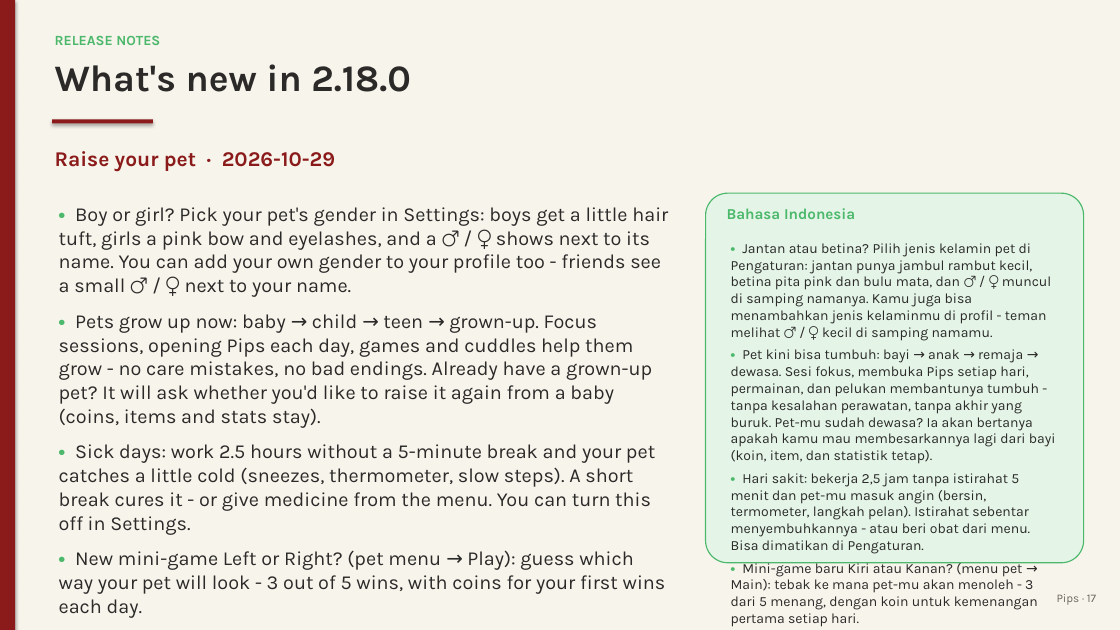
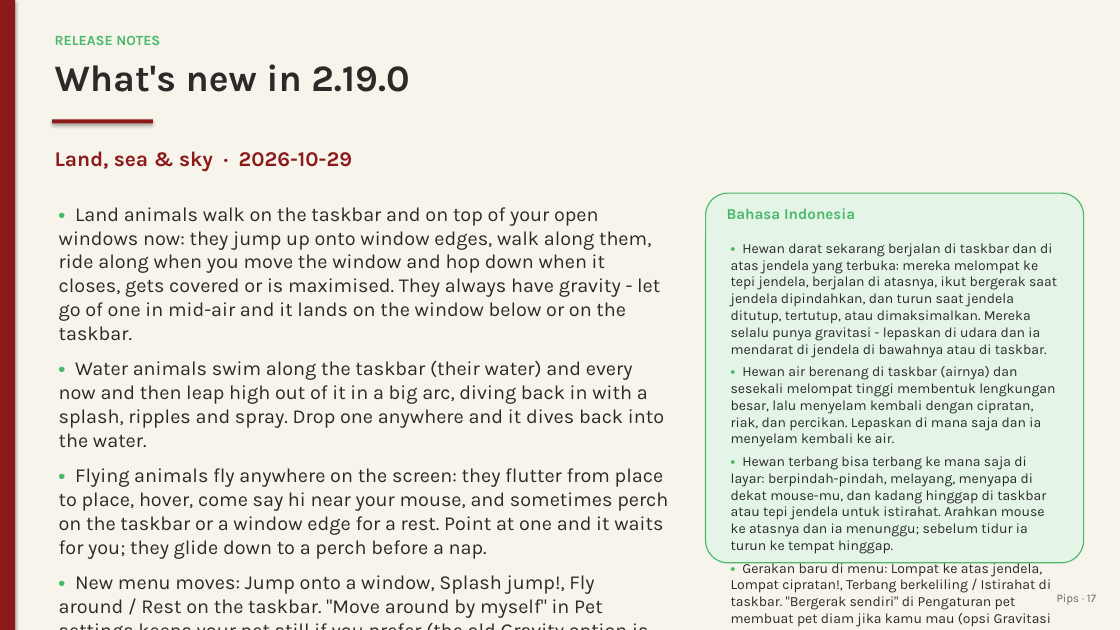
Before and after one commit to juw12/projects, a slide deck: slide 17 of apps/pips/web/download/Pips-Guide.pptx. Drawn at 1120x630 pixels with LibreOffice and Linux fonts; fonts in the diff are those of the drawing. Boxes give left, top, right and bottom in pixels: in the first picture for what was removed or moved away, otherwise in the second. Text is boxed around its words. In the diff, an @@ line names an element or a change of style, - is before the commit and + after.

Commit message:
pips 2.19.0: Land, sea & sky

```diff
--- a/apps/pips/web/download/Pips-Guide.pptx
+++ b/apps/pips/web/download/Pips-Guide.pptx
@@ text at [55,64,409,92]: text changed @@
-What's new in 2.18.0
+What's new in 2.19.0
@@ text at [55,151,352,172]: text changed @@
-Raise your pet · 2026-10-29
+Land, sea & sky · 2026-10-29
@@ text at [59,207,668,618]: text changed @@
-• Boy or girl? Pick your pet's gender in Settings: boys get a little hair tuft, girls a pink bow and eyelashes, and a ♂ / ♀ shows next to its name. You can add your own gender to your profile too - friends see a small ♂ / ♀ next to your name.
-• Pets grow up now: baby → child → teen → grown-up. Focus sessions, opening Pips each day, games and cuddles help them grow - no care mistakes, no bad endings. Already have a grown-up pet? It will ask whether you'd like to raise it again from a baby (coins, items and stats stay).
-• Sick days: work 2.5 hours without a 5-minute break and your pet catches a little cold (sneezes, thermometer, slow steps). A short break cures it - or give medicine from the menu. You can turn this off in Settings.
-• New mini-game Left or Right? (pet menu → Play): guess which way your pet will look - 3 out of 5 wins, with coins for your first wins each day.
+• Land animals walk on the taskbar and on top of your open windows now: they jump up onto window edges, walk along them, ride along when you move the window and hop down when it closes, gets covered or is maximised. They always have gravity - let go of one in mid-air and it lands on the window below or on the taskbar.
+• Water animals swim along the taskbar (their water) and every now and then leap high out of it in a big arc, diving back in with a splash, ripples and spray. Drop one anywhere and it dives back into the water.
+• Flying animals fly anywhere on the screen: they flutter from place to place, hover, come say hi near your mouse, and sometimes perch on the taskbar or a window edge for a rest. Point at one and it waits for you; they glide down to a perch before a nap.
+• New menu moves: Jump onto a window, Splash jump!, Fly around / Rest on the taskbar. "Move around by myself" in Pet settings keeps your pet still if you prefer (the old Gravity option is gone - land animals always fall now).
@@ text at [731,243,1057,627]: text changed @@
-• Jantan atau betina? Pilih jenis kelamin pet di Pengaturan: jantan punya jambul rambut kecil, betina pita pink dan bulu mata, dan ♂ / ♀ muncul di samping namanya. Kamu juga bisa menambahkan jenis kelaminmu di profil - teman melihat ♂ / ♀ kecil di samping namamu.
-• Pet kini bisa tumbuh: bayi → anak → remaja → dewasa. Sesi fokus, membuka Pips setiap hari, permainan, dan pelukan membantunya tumbuh - tanpa kesalahan perawatan, tanpa akhir yang buruk. Pet-mu sudah dewasa? Ia akan bertanya apakah kamu mau membesarkannya lagi dari bayi (koin, item, dan statistik tetap).
-• Hari sakit: bekerja 2,5 jam tanpa istirahat 5 menit dan pet-mu masuk angin (bersin, termometer, langkah pelan). Istirahat sebentar menyembuhkannya - atau beri obat dari menu. Bisa dimatikan di Pengaturan.
-• Mini-game baru Kiri atau Kanan? (menu pet → Main): tebak ke mana pet-mu akan menoleh - 3 dari 5 menang, dengan koin untuk kemenangan pertama setiap hari.
+• Hewan darat sekarang berjalan di taskbar dan di atas jendela yang terbuka: mereka melompat ke tepi jendela, berjalan di atasnya, ikut bergerak saat jendela dipindahkan, dan turun saat jendela ditutup, tertutup, atau dimaksimalkan. Mereka selalu punya gravitasi - lepaskan di udara dan ia mendarat di jendela di bawahnya atau di taskbar.
+• Hewan air berenang di taskbar (airnya) dan sesekali melompat tinggi membentuk lengkungan besar, lalu menyelam kembali dengan cipratan, riak, dan percikan. Lepaskan di mana saja dan ia menyelam kembali ke air.
+• Hewan terbang bisa terbang ke mana saja di layar: berpindah-pindah, melayang, menyapa di dekat mouse-mu, dan kadang hinggap di taskbar atau tepi jendela untuk istirahat. Arahkan mouse ke atasnya dan ia menunggu; sebelum tidur ia turun ke tempat hinggap.
+• Gerakan baru di menu: Lompat ke atas jendela, Lompat cipratan!, Terbang berkeliling / Istirahat di taskbar. "Bergerak sendiri" di Pengaturan pet membuat pet diam jika kamu mau (opsi Gravitasi lama dihapus - hewan darat sekarang selalu jatuh).
```
Also in this commit, not shown: 7 other slides changed, 11 other files.
